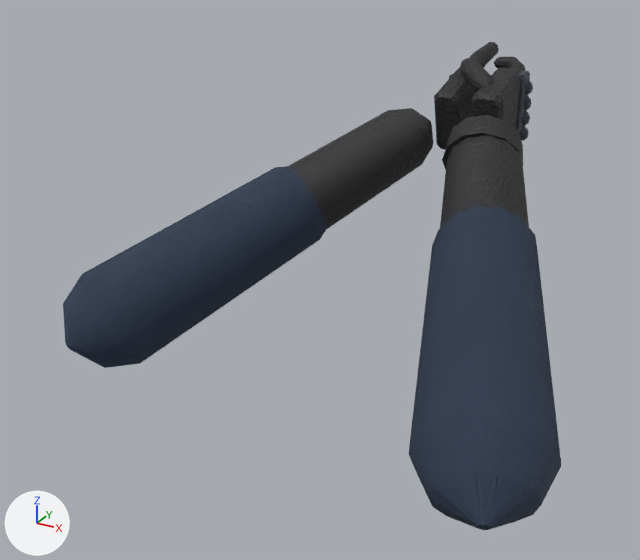
One commit to the glTF model app/src/main/assets/models/fp_hands_ct_pistol.glb: the scene before it, then after it.
Rendered twice from a 50 mm lens placed at (0.277, -0.843, 0.144), pointed at (-0.075, -0.202, -0.176). Every picture has the same lights, and +X, +Y and +Z are marked at lower left. The first picture is the older version. Vertices at exactly the same position are counted once.

Objects in the first picture: 'WeaponRoot'.
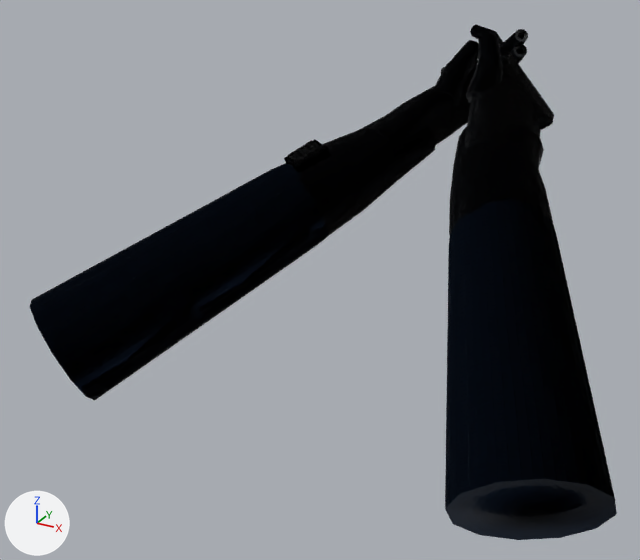
What differs and where, as boxes (x1, y1, x2, y2) in the pictures (640 x 560 px; the box of a moved part takes in the faces that stretch with it):
'WeaponRoot', reshaped, recoloured (18% wider): before (63, 42, 561, 530); after (30, 25, 617, 540)
part 1 of me_weaponroot_mesh, rebuilt (13% wider): before (409, 205, 561, 530); after (445, 199, 617, 540)
part 2 of me_weaponroot_mesh, rebuilt (12% wider, 17% taller): before (63, 166, 328, 368); after (30, 163, 328, 400)
part 3 of me_weaponroot_mesh, rebuilt: before (289, 108, 433, 230); after (298, 115, 436, 236)
part 4 of me_weaponroot_mesh, rebuilt: before (440, 135, 529, 228); after (449, 125, 553, 235)
part 5 of me_weaponroot_mesh, deleted: before (474, 42, 533, 141)
part 6 of me_weaponroot_mesh, moved or reshaped: before (434, 51, 530, 170); after (284, 25, 554, 173)

The change in detail:
Picture 'Image_10' (img_image_10) is new.
Picture 'Image_9' (img_image_9) is new.
Picture 'Image_11' (img_image_11) is new.
Picture 'Image_2' (img_image_2) is new.
Picture 'Image_1' (img_image_1) is new.
Picture 'Image_0' (img_image_0) is new.
Picture 'Image_7' (img_image_7) is new.
Picture 'Image_6' (img_image_6) is new.
Picture 'Image_8' (img_image_8) is new.
Picture 'Image_4' (img_image_4) is new.
Picture 'Image_3' (img_image_3) is new.
Picture 'Image_5' (img_image_5) is new.
Material 'metal' (mat_metal) is new.
Uses the picture img_image_10.
Uses the picture img_image_11.
Uses the picture img_image_9.
Material 'sleeve' (mat_sleeve) is new.
Uses the picture img_image_0.
Uses the picture img_image_1.
Uses the picture img_image_2.
Material 'carbon' (mat_carbon) is new.
Uses the picture img_image_6.
Uses the picture img_image_7.
Uses the picture img_image_8.
Material 'leather' (mat_leather) is new.
Uses the picture img_image_3.
Uses the picture img_image_4.
Uses the picture img_image_5.
me_weaponroot_mesh is used by ob_weaponroot; location (0.0, 0.0, 0.0).
me_weaponroot_mesh had 2423 vertices, 4688 faces and spanned x -0.296..0.178, y -0.386..0.075, z -0.264..0.001.
me_weaponroot_mesh no longer uses material mat_sleeve_ct.
me_weaponroot_mesh no longer uses material mat_glove_leather.
me_weaponroot_mesh no longer uses material mat_glove_carbon.
me_weaponroot_mesh now has 836 vertices, 1552 faces and spans x -0.304..0.22, y -0.393..0.06, z -0.277..0.025.
me_weaponroot_mesh part 1: the loose piece of 86 vertices spanning x 0.027..0.178, y -0.386..-0.14, z -0.261..-0.088 is rebuilt with 50 vertices and now spans x 0.038..0.22, y -0.393..-0.139, z -0.275..-0.073, in mat_sleeve.
me_weaponroot_mesh part 2: the loose piece of 86 vertices spanning x -0.296..-0.093, y -0.331..-0.109, z -0.264..-0.094 is rebuilt with 50 vertices and now spans x -0.304..-0.069, y -0.38..-0.124, z -0.277..-0.077, in mat_sleeve.
me_weaponroot_mesh part 3: the loose piece of 74 vertices spanning x -0.164..-0.03, y -0.18..-0.033, z -0.163..-0.047 is rebuilt with 50 vertices and now spans x -0.145..-0.016, y -0.196..-0.058, z -0.152..-0.047, in mat_leather.
me_weaponroot_mesh part 4: the loose piece of 74 vertices spanning x -0.003..0.102, y -0.211..-0.049, z -0.161..-0.042 is rebuilt with 50 vertices and now spans x 0.007..0.119, y -0.201..-0.07, z -0.146..-0.041, in mat_leather.
me_weaponroot_mesh part 5: 17 loose pieces with 1197 vertices, spanning x -0.031..0.043, y -0.001..0.075, z -0.088..0.001, are deleted.
me_weaponroot_mesh part 6: 843 vertices removed from x -0.043..0.067, y -0.113..0.045, z -0.112..-0.003; 617 vertices added at x -0.133..0.079, y -0.187..0.06, z -0.111..0.025.
Other edits to the shape of me_weaponroot_mesh do not show in these pictures.
me_weaponroot_mesh gains material mat_sleeve.
me_weaponroot_mesh gains material mat_leather.
me_weaponroot_mesh gains material mat_carbon.
me_weaponroot_mesh gains material mat_metal.
